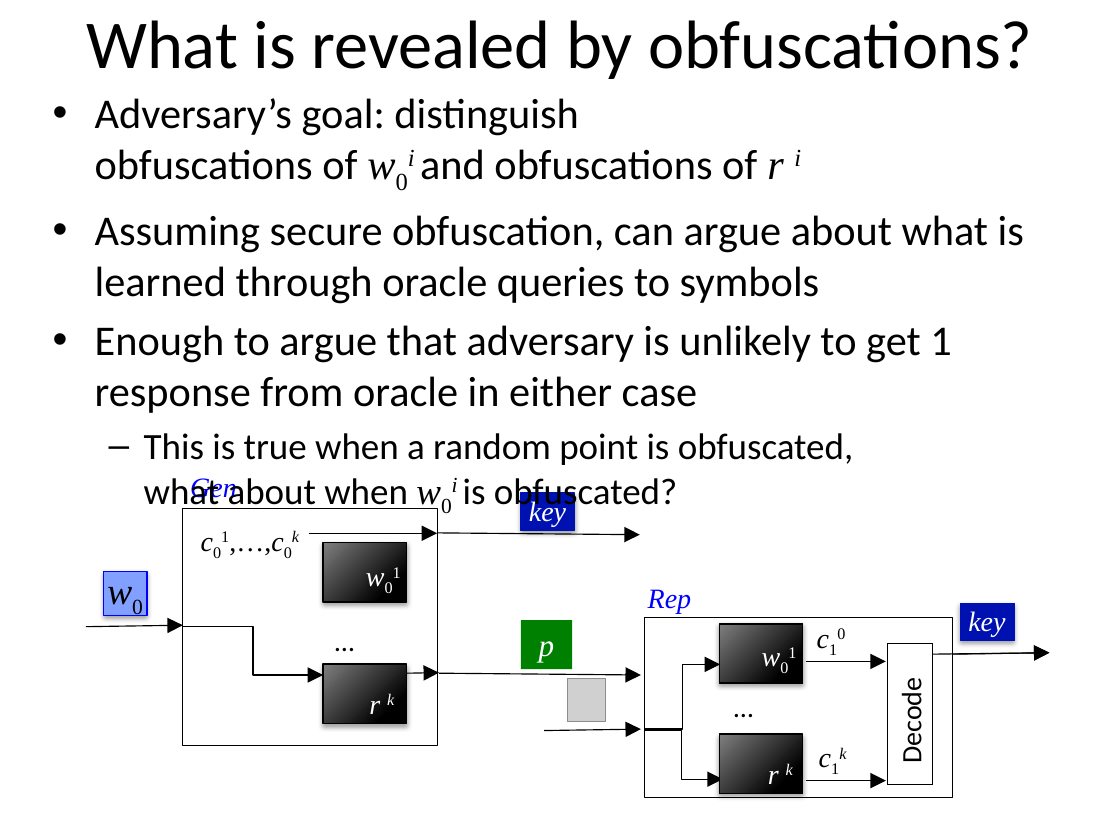
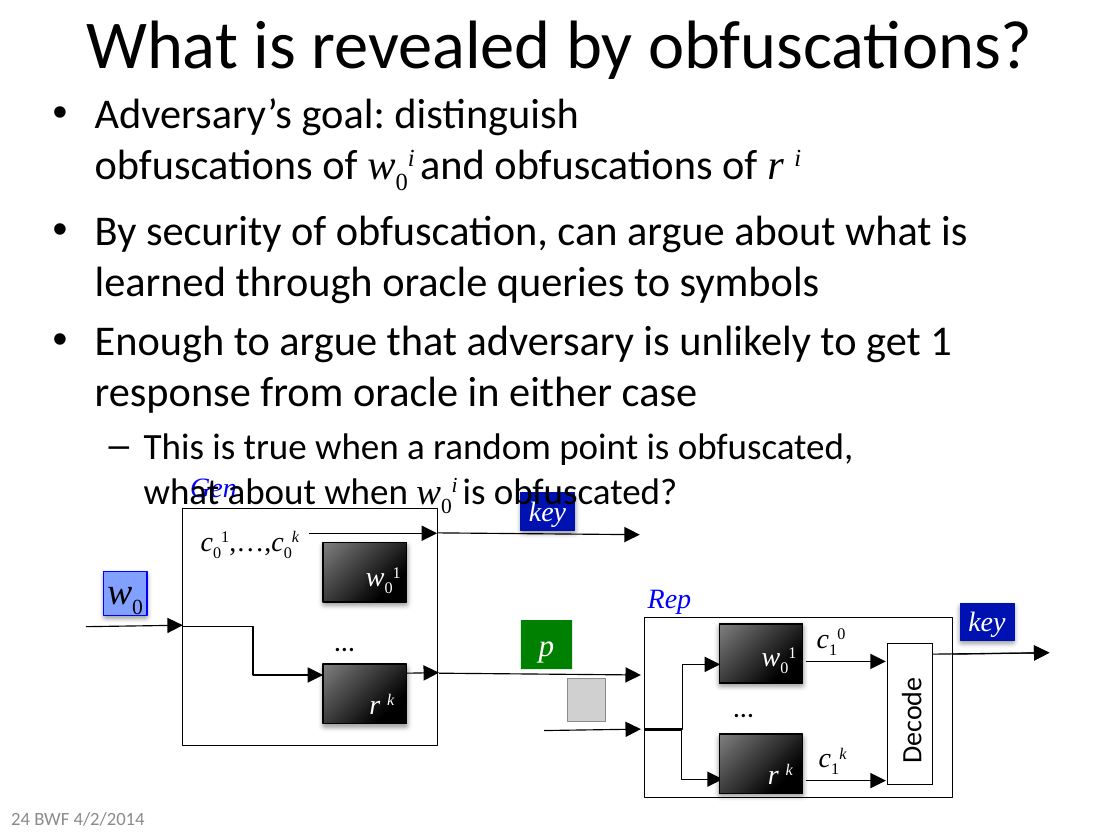
Before and after one commit to xianruimeng/comp-fuzzy-ext, a slide deck: slide 24 of constantRate/KeyDerivationWithNegativeUsable.pptx (slide 25 before the commit). Drawn at 1120x840 pixels with LibreOffice and Linux fonts; fonts in the diff are those of the drawing; grey boxes stand for pictures. Boxes give left, top, right and bottom in pixels: in the first picture for what was removed or moved away, otherwise in the second. Text is boxed around its words. In the diff, an @@ line names an element or a change of style, - is before the commit and + after.

```diff
--- a/constantRate/KeyDerivationWithNegativeUsable.pptx
+++ b/constantRate/KeyDerivationWithNegativeUsable.pptx
@@ text at (95,215,967,304): text changed @@
-• Assuming secure obfuscation, can argue about what is learned through oracle queries to symbols
+• By security of obfuscation, can argue about what is learned through oracle queries to symbols
@@ text added at (11,812,145,826), 12 pt, text #8C8C8C @@
+24 BWF 4/2/2014
```
Also in this commit, not shown: 43 other slides changed, 8 slides added.
